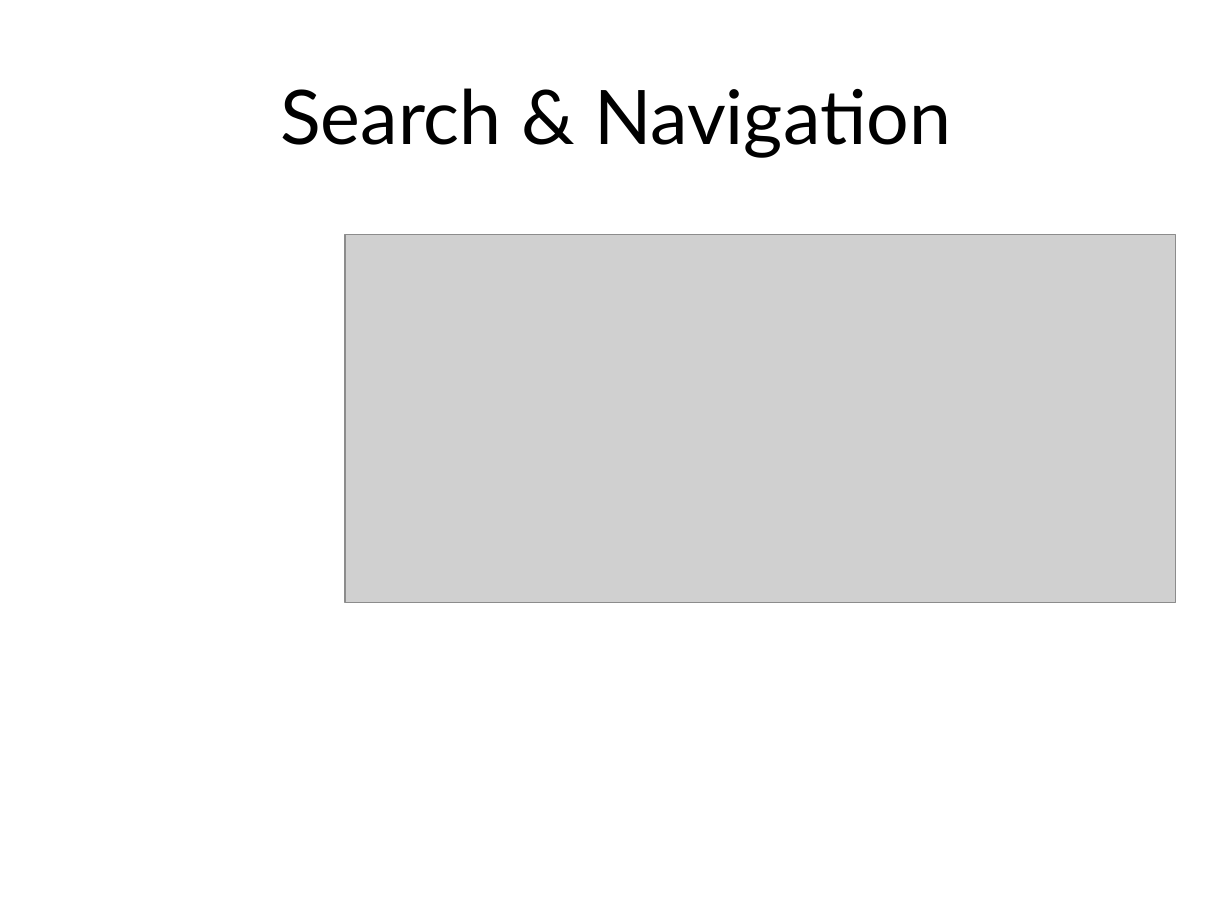
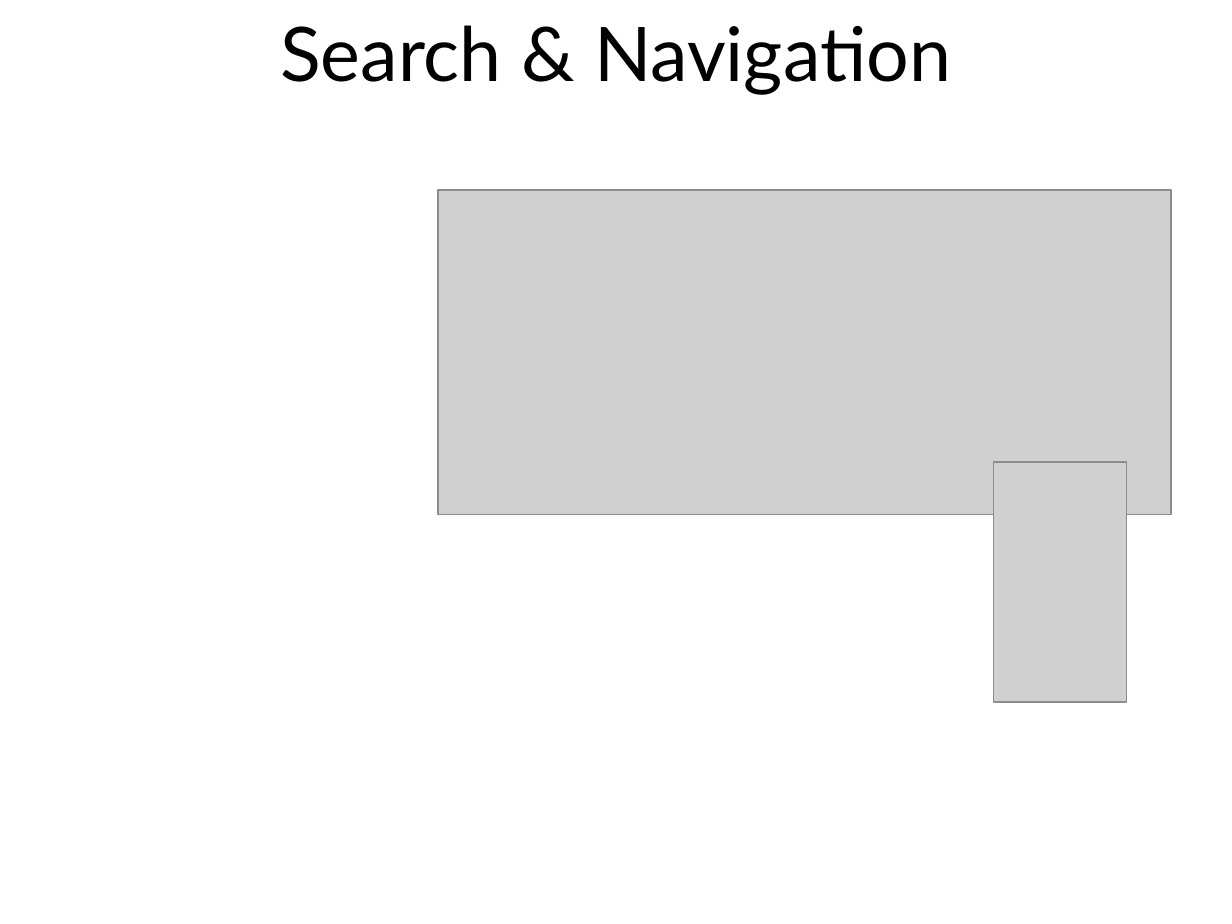
Before and after one commit to msuarz/portfolio, a slide deck: slide 8 of agile2011/presentation.pptx. Drawn at 1232x924 pixels with LibreOffice and Linux fonts; fonts in the diff are those of the drawing; grey boxes stand for pictures; background and template pictures are left out. Boxes give left, top, right and bottom in pixels: in the first picture for what was removed or moved away, otherwise in the second. Text is boxed around its words. In the diff, an @@ line names an element or a change of style, - is before the commit and + after.

```diff
--- a/agile2011/presentation.pptx
+++ b/agile2011/presentation.pptx
@@ title "Search & Navigation": place and size @@
-title "Search & Navigation" at (280,88,951,157)
+title "Search & Navigation" at (280,25,951,95)
@@ picture: place and size @@
-picture at (345,235,1175,604)
+picture at (437,190,1170,515)
@@ picture added at (993,462,1126,702) @@
```
Also in this commit, not shown: 19 other slides changed, 4 slides added, 3 slides removed, 5 other files.
